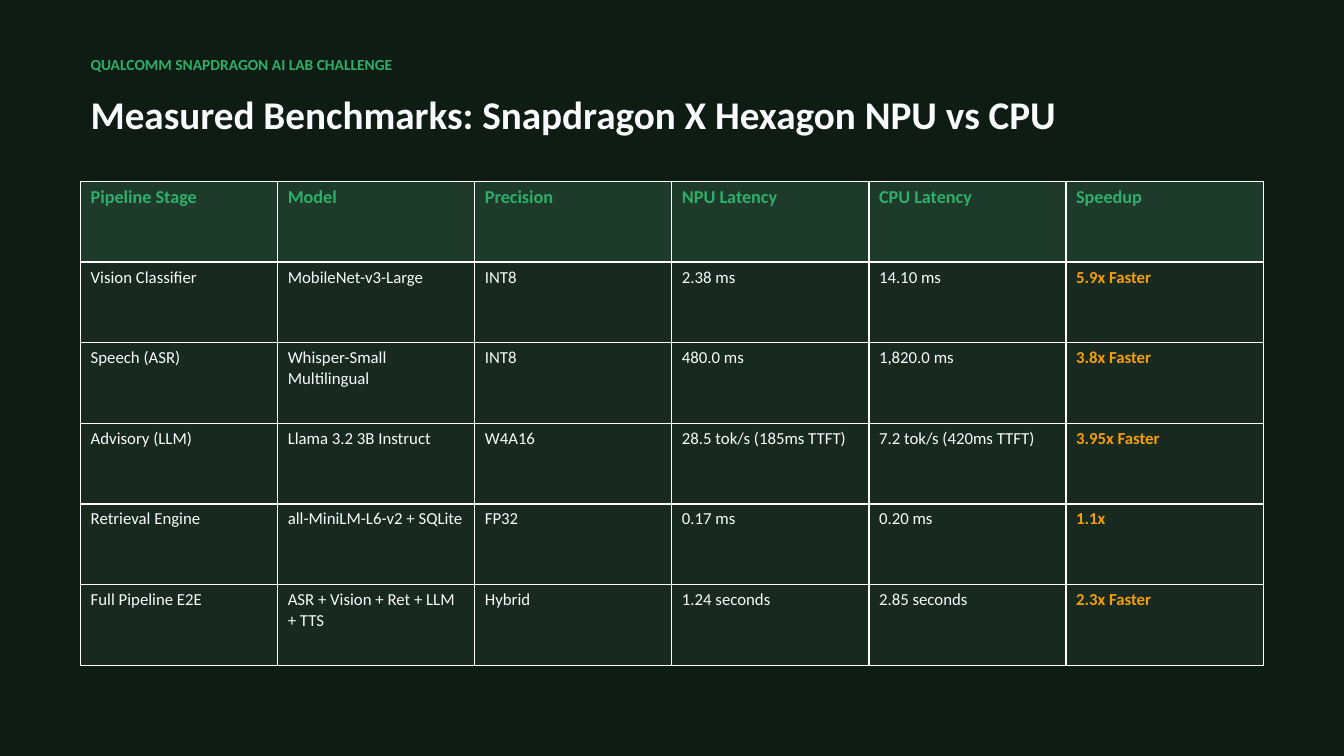
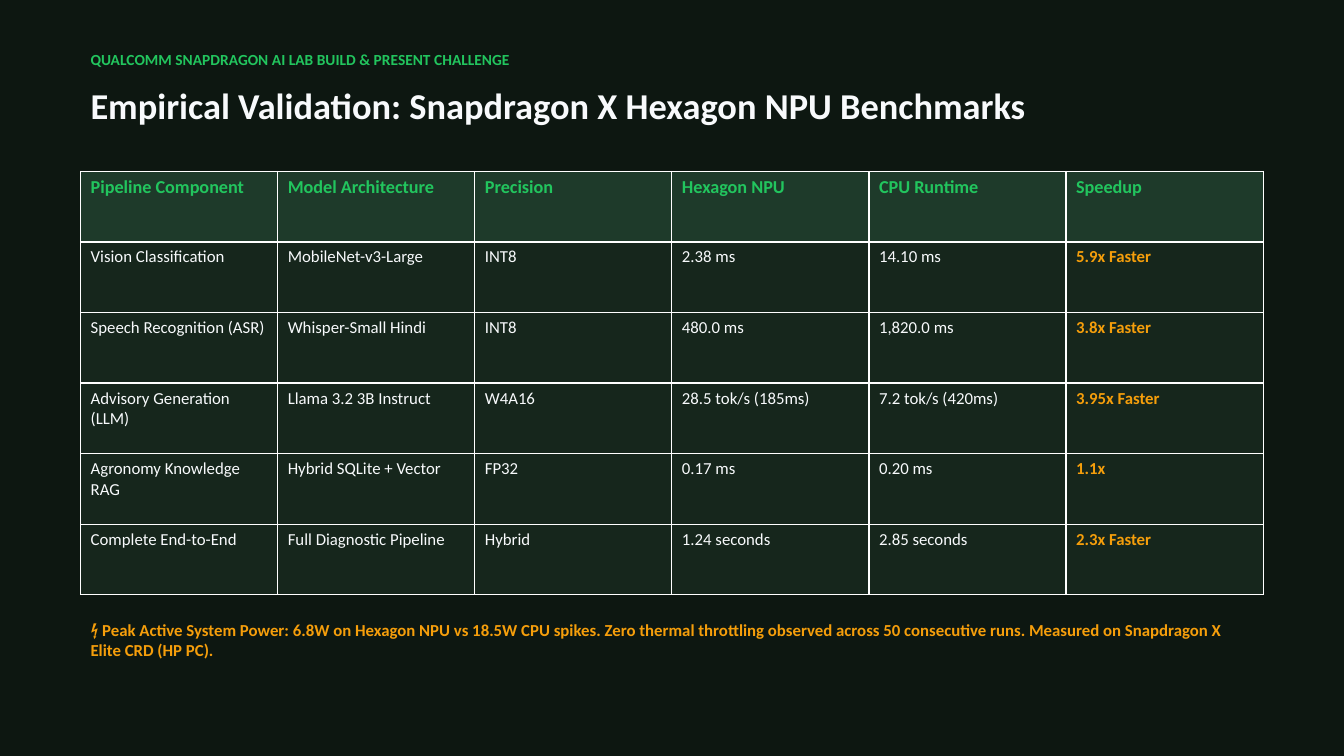
Before and after one commit to Anurag-M1/AgriSense-Edge-Offline-Hindi-Voice-and-Vision-Crop-Advisor-on-Snapdragon-X, a slide deck: slide 7 of docs/AgriSense_Edge_Presentation.pptx (slide 5 before the commit). Drawn at 1344x756 pixels with LibreOffice and Linux fonts; fonts in the diff are those of the drawing. Boxes give left, top, right and bottom in pixels: in the first picture for what was removed or moved away, otherwise in the second. Text is boxed around its words. In the diff, an @@ line names an element or a change of style, - is before the commit and + after.

```diff
--- a/docs/AgriSense_Edge_Presentation.pptx
+++ b/docs/AgriSense_Edge_Presentation.pptx
@@ rectangle at box(0, 0, 1344, 756): fill #0F1C14 to #0D1711 @@
@@ text at box(91, 55, 509, 67): text changed; text colour #2EAF69 to #22C55E @@
-QUALCOMM SNAPDRAGON AI LAB CHALLENGE
+QUALCOMM SNAPDRAGON AI LAB BUILD & PRESENT CHALLENGE
@@ text at box(91, 93, 1025, 125): text changed; size 28 to 26 pt @@
-Measured Benchmarks: Snapdragon X Hexagon NPU vs CPU
+Empirical Validation: Snapdragon X Hexagon NPU Benchmarks
@@ table at box(81, 171, 1266, 595) @@
-row 1: Pipeline Stage | Model | Precision | NPU Latency | CPU Latency | Speedup
+row 1: Pipeline Component | Model Architecture | Precision | Hexagon NPU | CPU Runtime | Speedup
-row 2, column 1: Vision Classifier
+row 2, column 1: Vision Classification
-row 3, column 1: Speech (ASR)
+row 3, column 1: Speech Recognition (ASR)
-row 3, column 2: Whisper-Small Multilingual
+row 3, column 2: Whisper-Small Hindi
-row 4: Advisory (LLM) | Llama 3.2 3B Instruct | W4A16 | 28.5 tok/s (185ms TTFT) | 7.2 tok/s (420ms TTFT) | 3.95x Faster
+row 4: Advisory Generation (LLM) | Llama 3.2 3B Instruct | W4A16 | 28.5 tok/s (185ms) | 7.2 tok/s (420ms) | 3.95x Faster
-row 5, column 1: Retrieval Engine
+row 5, column 1: Agronomy Knowledge RAG
-row 5, column 2: all-MiniLM-L6-v2 + SQLite
+row 5, column 2: Hybrid SQLite + Vector
-row 6, column 1: Full Pipeline E2E
+row 6, column 1: Complete End-to-End
-row 6, column 2: ASR + Vision + Ret + LLM + TTS
+row 6, column 2: Full Diagnostic Pipeline
@@ fill #182A1F to #16261C in 30 cells @@
@@ text colour #2EAF69 to #22C55E in "Precision", "Speedup" @@
@@ table: place and size @@
-table at box(81, 181, 1266, 665)
+table at box(81, 171, 1266, 595)
@@ text added at box(91, 624, 1221, 659), 12 pt, text #F59E0B, bold @@
+⚡ Peak Active System Power: 6.8W on Hexagon NPU vs 18.5W CPU spikes. Zero thermal throttling observed across 50 consecutive runs. Measured on Snapdragon X Elite CRD (HP PC).
```
Also in this commit, not shown: 5 other slides changed, 4 slides added, 2 slides removed, 5 other files.
